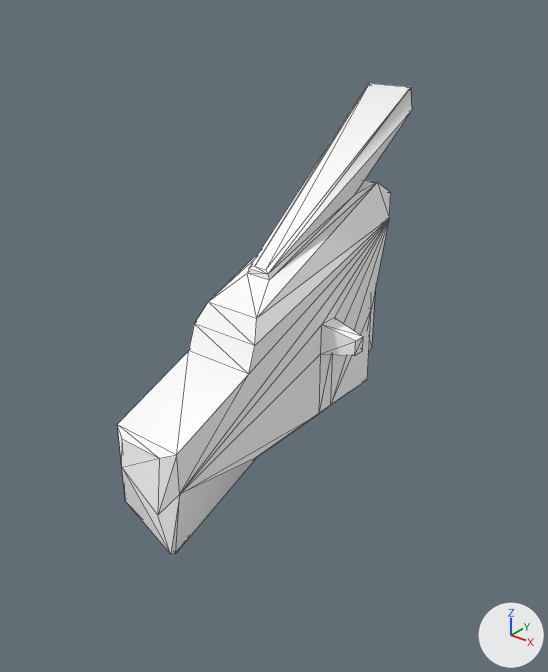
Two versions of the OBJ model Assets/Art/Nova1492/GXConverted/Models/UnitParts/ArmWeapons/datan_common___LBack_edc3d983.obj, one commit apart.
Rendered twice from a camera (50 mm lens) standing at (366.0, -367.0, 275.0) and looking at (117.0, -56.0, 82.0). The axes (+X, +Y, +Z) are drawn at lower right. The lights are the same throughout. The first picture is the older version. Mesh edges are drawn as thin lines. Where no turn or scale is listed for an object, it has been applied to the vertices.

Names of what the first picture shows: 'datan_common___LBack_edc3d983'.
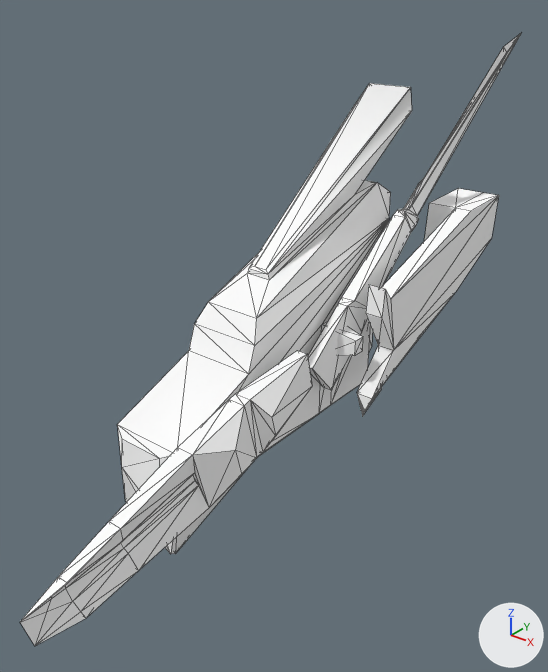
Changed parts and their boxes (x1, y1, x2, y2) in the pictures (548 x 672 px):
'datan_common___LBack_edc3d983_mesh03', added: after (20, 350, 312, 646)
'datan_common___LBack_edc3d983_mesh02', added: after (357, 188, 499, 416)
'datan_common___LBack_edc3d983_mesh01', added: after (308, 33, 521, 390)

What changed in the scene script:
```text
Add me_datan_common___lback_edc3d983_mesh03:
    me_datan_common___lback_edc3d983_mesh03.from_pydata(...)  # 42 vertices, 80 faces; spans x 139.0..157.0, y -253.0..-60.0, z 17.0..84.0
    me_datan_common___lback_edc3d983_mesh03.materials.append(mat_datan_common___lback_edc3d983)  # its picture is missing
Add me_datan_common___lback_edc3d983_mesh02:
    me_datan_common___lback_edc3d983_mesh02.from_pydata(...)  # 44 vertices, 84 faces; spans x 134.0..165.0, y -23.0..132.0, z 27.0..133.0
    me_datan_common___lback_edc3d983_mesh02.materials.append(mat_datan_common___lback_edc3d983)  # its picture is missing
Add me_datan_common___lback_edc3d983_mesh01:
    me_datan_common___lback_edc3d983_mesh01.from_pydata(...)  # 54 vertices, 104 faces; spans x 135.0..145.0, y -53.0..193.0, z 43.0..234.0
    me_datan_common___lback_edc3d983_mesh01.materials.append(mat_datan_common___lback_edc3d983)  # its picture is missing
Add ob_datan_common___lback_edc3d983_mesh03:
    ob_datan_common___lback_edc3d983_mesh03 = bpy.data.objects.new('datan_common___LBack_edc3d983_mesh03', me_datan_common___lback_edc3d983_mesh03)
    ob_datan_common___lback_edc3d983_mesh03.location = (0.0, 0.0, 0.0)
Add ob_datan_common___lback_edc3d983_mesh02:
    ob_datan_common___lback_edc3d983_mesh02 = bpy.data.objects.new('datan_common___LBack_edc3d983_mesh02', me_datan_common___lback_edc3d983_mesh02)
    ob_datan_common___lback_edc3d983_mesh02.location = (0.0, 0.0, 0.0)
Add ob_datan_common___lback_edc3d983_mesh01:
    ob_datan_common___lback_edc3d983_mesh01 = bpy.data.objects.new('datan_common___LBack_edc3d983_mesh01', me_datan_common___lback_edc3d983_mesh01)
    ob_datan_common___lback_edc3d983_mesh01.location = (0.0, 0.0, 0.0)
```
